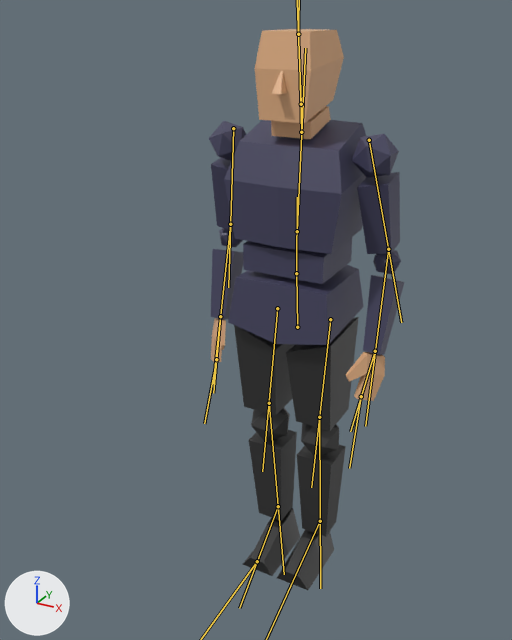
Renders of the glTF model models/man.glb from each side of a commit.
Rendered twice from a 50 mm lens placed at (0.931, -1.949, 1.952), pointed at (0.004, -0.265, 1.11). Arrows for +X, +Y and +Z are at lower left; the lights stay in place. The bones that bend it are drawn over the model as lines.

The first picture shows 'Man'.
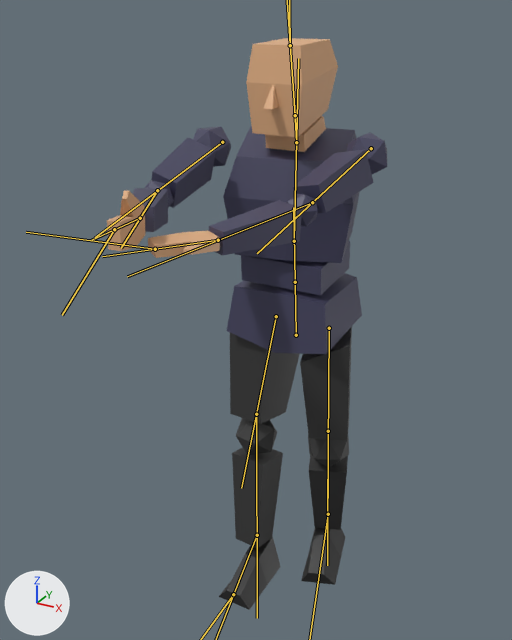
The newer file adds an action. The first version stands in its rest pose; the second is drawn at frame 0 of the action 'attack_loop'.

Boxes (x1, y1, x2, y2) around the edits, measured in the pictures (512 x 640 px):
'Man', posed (43% wider): before (209, 29, 404, 590); after (107, 38, 387, 610)
bone 'pelvis', root to tip: before (297, 327) to (296, 272); after (296, 335) to (295, 281)
bone 'stomach', root to tip: before (296, 273) to (297, 197); after (295, 282) to (293, 207)
bone 'chest', root to tip: before (297, 231) to (305, 48); after (294, 241) to (298, 58)
bone 'neck', root to tip: before (301, 132) to (300, 82); after (296, 142) to (293, 93)
bone 'arm.l', root to tip: before (369, 140) to (401, 322); after (371, 148) to (257, 253)
bone 'forearm.l', root to tip: before (388, 249) to (365, 426); after (312, 202) to (127, 276)
bone 'hand.l', root to tip: before (375, 351) to (350, 431); after (218, 240) to (102, 256)
bone 'arm.r', root to tip: before (233, 128) to (228, 287); after (222, 142) to (95, 237)
bone 'forearm.r', root to tip: before (230, 224) to (213, 384); after (157, 190) to (121, 248)
bone 'hand.r', root to tip: before (220, 316) to (213, 393); after (140, 218) to (91, 240)
bone 'thigh.l', root to tip: before (330, 319) to (311, 487); after (329, 328) to (327, 509)
bone 'calf.l', root to tip: before (319, 417) to (320, 588); after (328, 431) to (327, 565)
bone 'thigh.r', root to tip: before (277, 308) to (262, 471); after (276, 316) to (241, 488)
bone 'calf.r', root to tip: before (269, 403) to (284, 574); after (256, 414) to (257, 618)

The change, as a diff of the scene's bpy script:
```diff
--- a/models/man.glb.py
+++ b/models/man.glb.py
@@ bone_pelvis @@
 bone_pelvis = bpy.data.objects['Armature'].pose.bones['pelvis']
-bone_pelvis.location = (0.0, 0.0, 0.0)
+bone_pelvis.location = (0.0, -0.045, 0.023)
@@ bone_stomach @@
 bone_stomach = bpy.data.objects['Armature'].pose.bones['stomach']  # child of 'pelvis'
-bone_stomach.rotation_quaternion = (1.0, 0.0, 0.0, 0.0)  # degrees (0, 0, 0)
+bone_stomach.rotation_quaternion = (1.0, 0.025, 0.0, 0.0)  # degrees (3, 0, 0)
@@ bone_chest @@
 bone_chest = bpy.data.objects['Armature'].pose.bones['chest']  # child of 'stomach'
-bone_chest.rotation_quaternion = (1.0, 0.0, 0.0, 0.0)  # degrees (0, 0, 0)
+bone_chest.rotation_quaternion = (0.992, 0.0, 0.128, 0.0)  # degrees (0, 15, 0)
@@ bone_neck @@
 bone_neck = bpy.data.objects['Armature'].pose.bones['neck']  # child of 'chest'
-bone_neck.rotation_quaternion = (1.0, 0.0, 0.0, 0.0)  # degrees (0, 0, 0)
+bone_neck.rotation_quaternion = (0.99, 0.0, -0.137, 0.025)  # degrees (0, -16, 3)
@@ bone_arm_l @@
 bone_arm_l = bpy.data.objects['Armature'].pose.bones['arm.l']  # child of 'chest'
-bone_arm_l.rotation_quaternion = (1.0, 0.0, 0.0, 0.0)  # degrees (0, 0, 0)
+bone_arm_l.rotation_quaternion = (-0.671, -0.72, -0.158, 0.085)  # degrees (95, 20, 7)
@@ bone_forearm_l @@
 bone_forearm_l = bpy.data.objects['Armature'].pose.bones['forearm.l']  # child of 'arm.l'
-bone_forearm_l.rotation_quaternion = (1.0, 0.0, 0.0, 0.0)  # degrees (0, 0, 0)
+bone_forearm_l.rotation_quaternion = (0.989, -0.115, -0.096, -0.003)  # degrees (-13, -11, 1)
@@ bone_hand_l @@
 bone_hand_l = bpy.data.objects['Armature'].pose.bones['hand.l']  # child of 'forearm.l'
-bone_hand_l.rotation_quaternion = (1.0, 0.0, 0.0, 0.0)  # degrees (0, 0, 0)
+bone_hand_l.rotation_quaternion = (0.432, -0.09, -0.897, -0.002)  # degrees (7, -129, -15)
@@ bone_arm_r @@
 bone_arm_r = bpy.data.objects['Armature'].pose.bones['arm.r']  # child of 'chest'
-bone_arm_r.rotation_quaternion = (1.0, 0.0, 0.0, 0.0)  # degrees (0, 0, 0)
+bone_arm_r.rotation_quaternion = (0.71, 0.694, 0.055, -0.103)  # degrees (88, 13, -4)
@@ bone_forearm_r @@
 bone_forearm_r = bpy.data.objects['Armature'].pose.bones['forearm.r']  # child of 'arm.r'
-bone_forearm_r.rotation_quaternion = (1.0, 0.0, 0.0, 0.0)  # degrees (0, 0, 0)
+bone_forearm_r.rotation_quaternion = (0.984, -0.024, 0.124, 0.124)  # degrees (-1, 14, 14)
@@ bone_hand_r @@
 bone_hand_r = bpy.data.objects['Armature'].pose.bones['hand.r']  # child of 'forearm.r'
-bone_hand_r.rotation_quaternion = (1.0, 0.0, 0.0, 0.0)  # degrees (0, 0, 0)
+bone_hand_r.rotation_quaternion = (0.927, 0.007, 0.335, -0.168)  # degrees (-7, 39, -23)
@@ bone_thigh_l @@
 bone_thigh_l = bpy.data.objects['Armature'].pose.bones['thigh.l']  # child of 'pelvis'
-bone_thigh_l.rotation_quaternion = (1.0, 0.0, 0.0, 0.0)  # degrees (0, 0, 0)
+bone_thigh_l.rotation_quaternion = (-0.982, -0.07, 0.162, -0.068)  # degrees (7, -19, 7)
@@ bone_calf_l @@
 bone_calf_l = bpy.data.objects['Armature'].pose.bones['calf.l']  # child of 'thigh.l'
-bone_calf_l.rotation_quaternion = (1.0, 0.0, 0.0, 0.0)  # degrees (0, 0, 0)
+bone_calf_l.rotation_quaternion = (0.985, -0.171, 0.0, -0.009)  # degrees (-20, 0, -1)
@@ bone_foot_l @@
 bone_foot_l = bpy.data.objects['Armature'].pose.bones['foot.l']  # child of 'calf.l'
-bone_foot_l.rotation_quaternion = (1.0, 0.0, 0.0, 0.0)  # degrees (0, 0, 0)
+bone_foot_l.rotation_quaternion = (0.995, 0.055, 0.076, -0.022)  # degrees (6, 9, -2)
@@ bone_thigh_r @@
 bone_thigh_r = bpy.data.objects['Armature'].pose.bones['thigh.r']  # child of 'pelvis'
-bone_thigh_r.rotation_quaternion = (1.0, 0.0, 0.0, 0.0)  # degrees (0, 0, 0)
+bone_thigh_r.rotation_quaternion = (0.993, 0.104, 0.051, -0.005)  # degrees (12, 6, 0)
@@ bone_calf_r @@
 bone_calf_r = bpy.data.objects['Armature'].pose.bones['calf.r']  # child of 'thigh.r'
-bone_calf_r.rotation_quaternion = (1.0, 0.0, 0.0, 0.0)  # degrees (0, 0, 0)
+bone_calf_r.rotation_quaternion = (1.0, -0.012, 0.0, 0.001)  # degrees (-1, 0, 0)
@@ bone_foot_r @@
 bone_foot_r = bpy.data.objects['Armature'].pose.bones['foot.r']  # child of 'calf.r'
-bone_foot_r.rotation_quaternion = (1.0, 0.0, 0.0, 0.0)  # degrees (0, 0, 0)
+bone_foot_r.rotation_quaternion = (0.994, -0.096, -0.027, 0.035)  # degrees (-11, -3, 4)
```
